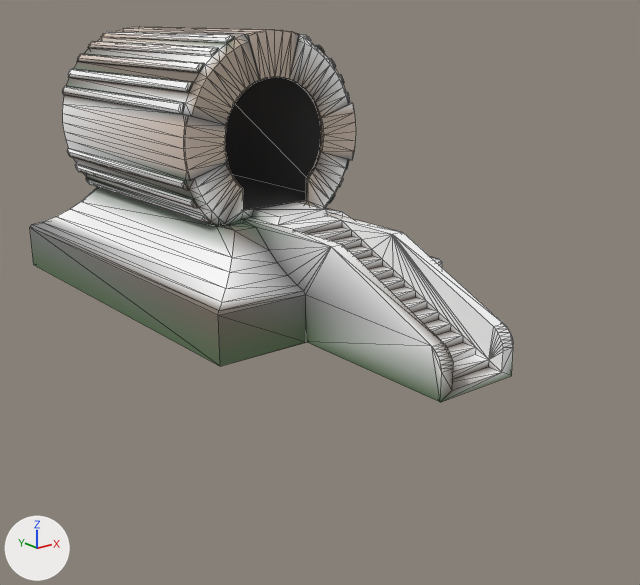
Before and after pictures for a commit that changed the glTF model UKONG/models/PORTAL_ROCK.glb.
The view is the same before and after, from a 50 mm camera at (-17.4, -27.7, 3.9) aimed at (-0.2, -6.3, -4.6). Every picture has the same lights, and +X, +Y and +Z are marked at lower left. Mesh edges are drawn as thin lines. Vertices at the same position are counted once.

The first picture shows 'PORTAL'.
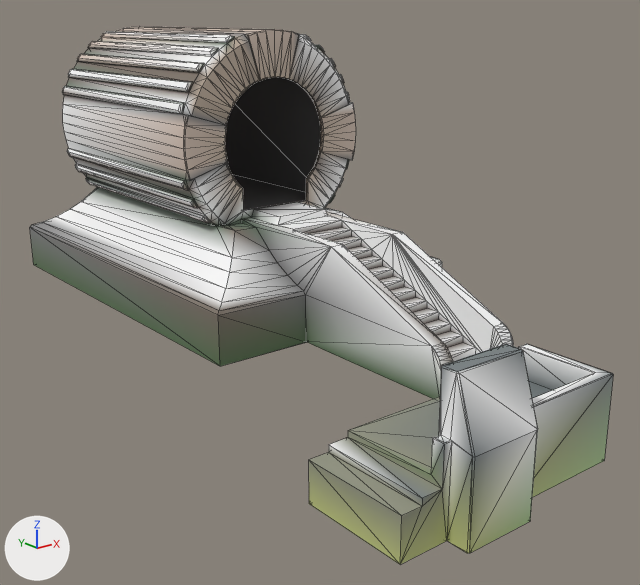
Boxes [x1, y1, x2, y2] around the edits, measured in the pictures (640 x 585 px):
'PORTAL', reshaped (21% wider, 43% taller): before [30, 26, 513, 402]; after [30, 26, 613, 564]
part 1 of me_cylinder, added: after [309, 344, 613, 564]

What changed in the scene script:
```text
Change me_cylinder:
    used by ob_portal; location = (0.0, 0.0, 0.0)
    remove me_cylinder.from_pydata(...)  # 654 vertices, 1304 faces; spans x -4.6..4.6, y -12.9..7.0, z -5.8..3.5
    add me_cylinder.from_pydata(...)  # 720 vertices, 1432 faces; spans x -5.9..4.6, y -16.7..7.0, z -7.2..3.5
    me_cylinder part 1: a new loose piece of 66 vertices spanning x -5.9..1.5, y -16.7..-12.9, z -7.2..-3.1, in mat_cutstone
```
